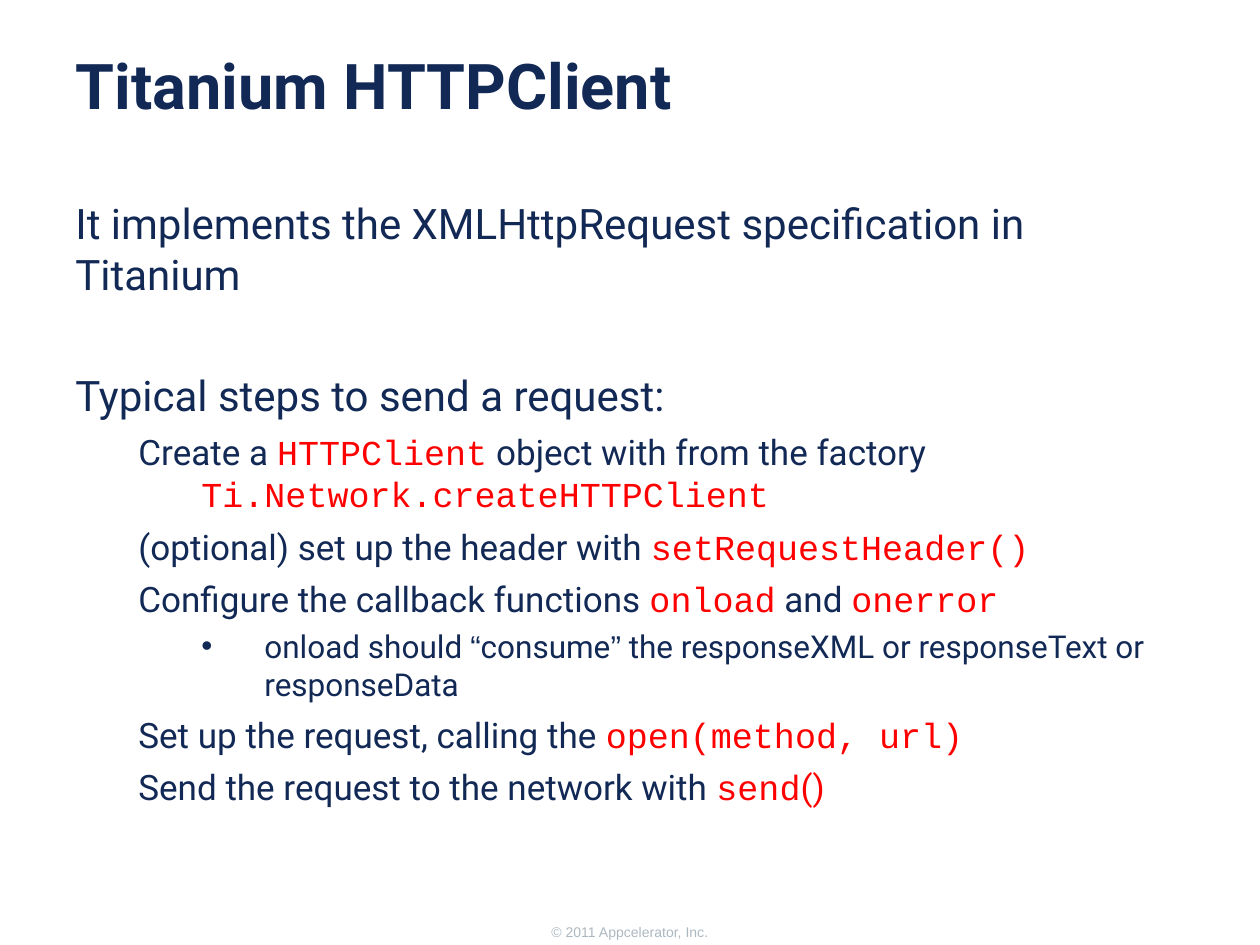
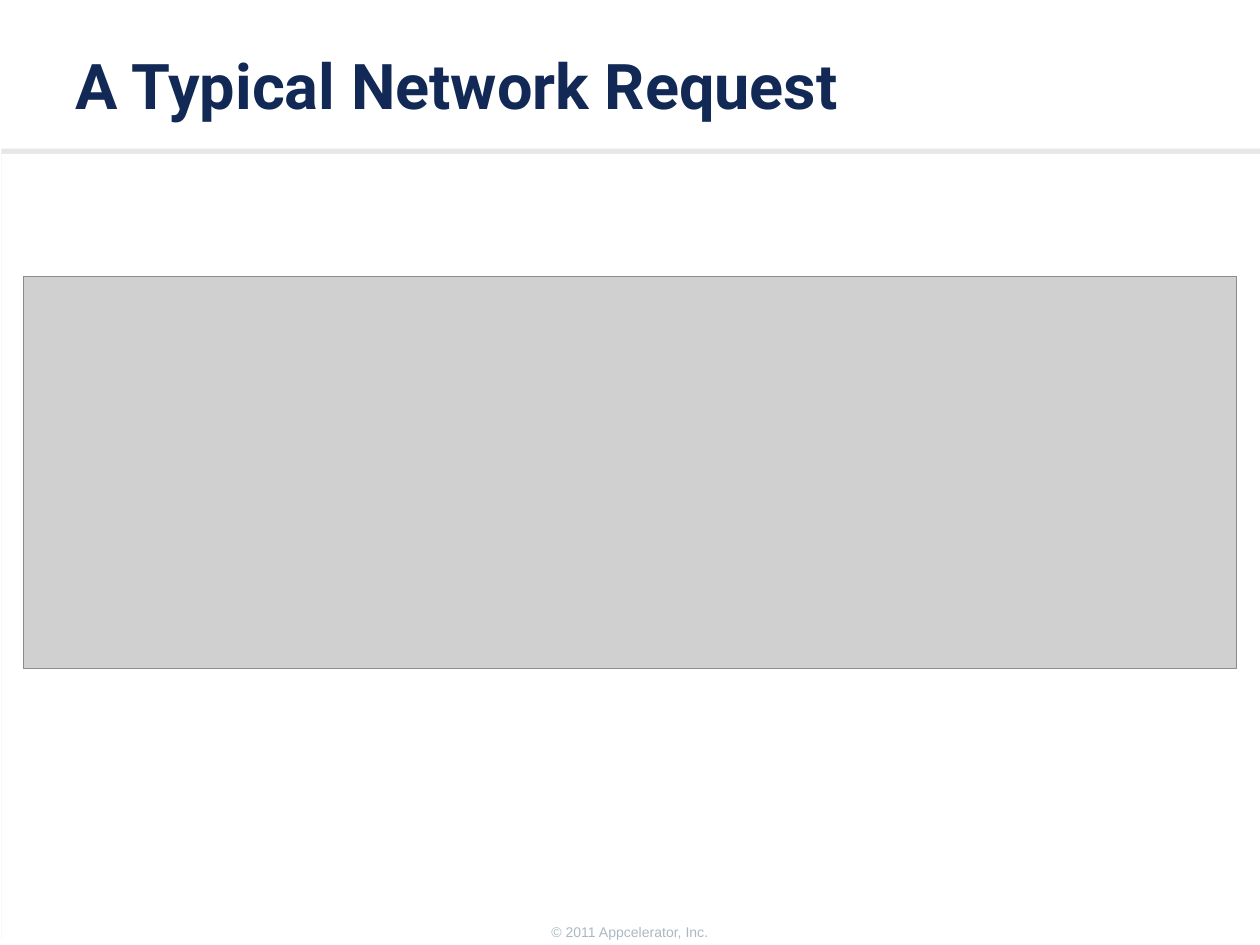
Before and after one commit to appcelerator-training-archive/tcad_certification, a slide deck: slide 5 of 260/260.ppt (slide 4 before the commit). Drawn at 1260x945 pixels with LibreOffice and Linux fonts; fonts in the diff are those of the drawing; grey boxes stand for pictures; background and template pictures are left out. Boxes give left, top, right and bottom in pixels: in the first picture for what was removed or moved away, otherwise in the second. Text is boxed around its words. In the diff, an @@ line names an element or a change of style, - is before the commit and + after.

```diff
--- a/260/260.ppt
+++ b/260/260.ppt
@@ title at box(76, 61, 838, 123): text changed @@
-Titanium HTTPClient
+A Typical Network Request
@@ rectangle added at box(1, 154, 1260, 945), fill #FFFFFF @@
@@ text removed at box(75, 207, 1144, 808) @@
-It implements the XMLHttpRequest specification in Titanium
-Typical steps to send a request:
-  Create a HTTPClient object with from the factory Ti.Network.createHTTPClient
-  (optional) set up the header with setRequestHeader()
-  Configure the callback functions onload and onerror
-    • onload should “consume” the responseXML or responseText or responseData
-  Set up the request, calling the open(method, url)
-  Send the request to the network with send()
@@ picture added at box(24, 276, 1237, 668) @@
```
Also in this commit, not shown: 5 other slides changed, 9 slides added, 13 slides removed, 16 other files.
